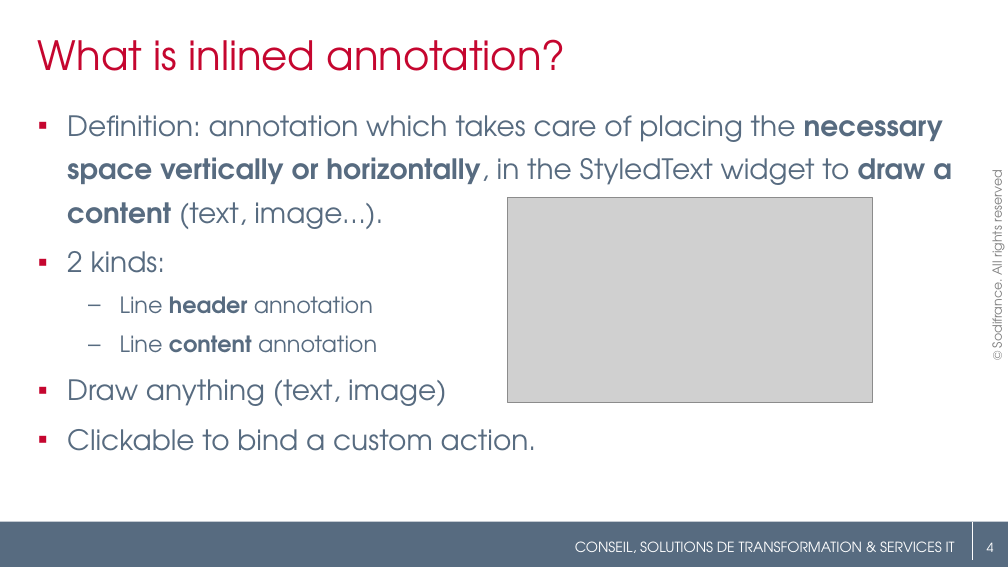
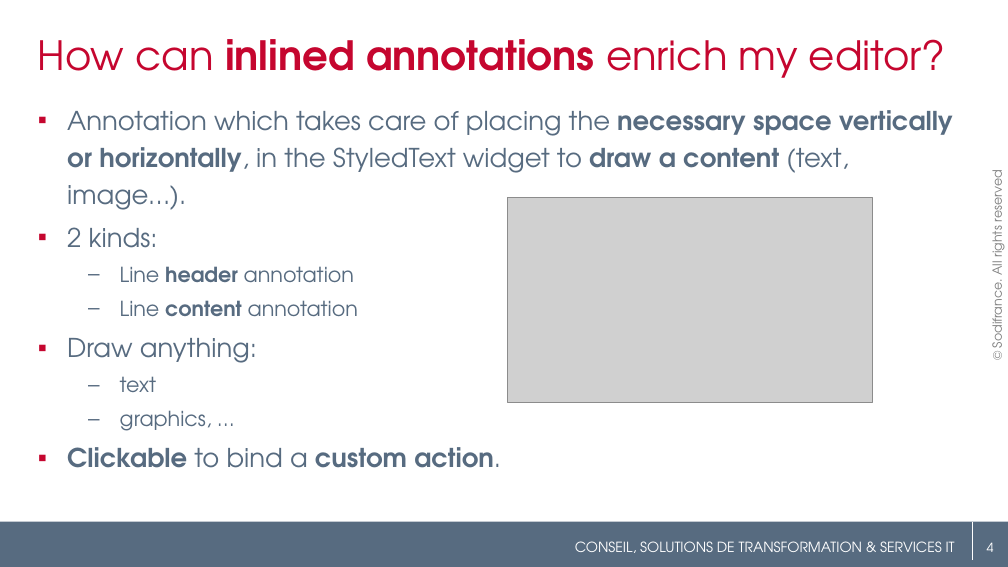
Before and after one commit to angelozerr/EclipseConFrance2018, a slide deck: slide 4 of EclipseConFrance2018_CodeMining.pptx. Drawn at 1008x567 pixels with LibreOffice and Linux fonts; fonts in the diff are those of the drawing; grey boxes stand for pictures; background and template pictures are left out. Boxes give left, top, right and bottom in pixels: in the first picture for what was removed or moved away, otherwise in the second. Text is boxed around its words. In the diff, an @@ line names an element or a change of style, - is before the commit and + after.

Commit message:
Add emoji editor.

```diff
--- a/EclipseConFrance2018_CodeMining.pptx
+++ b/EclipseConFrance2018_CodeMining.pptx
@@ title at <box>38,39,946,78</box>: text changed @@
-What is inlined annotation?
+How can inlined annotations enrich my editor?
@@ text at <box>67,110,953,210</box>: text changed; size 20 to 18.5 pt @@
-▪ Definition: annotation which takes care of placing the necessary space vertically or horizontally, in the StyledText widget to draw a content (text, image…).
+▪ Annotation which takes care of placing the necessary space vertically or horizontally, in the StyledText widget to draw a content (text, image…).
@@ text at <box>67,227,501,468</box>: size 20 to 18.5 pt in "2 kinds:", "Clickable to bind a custom action."; size 16 to 14.8 pt in "Line header annotation", "Line content annotation"; bold on in "Clickable custom action."; line spacing 1.3 to 1.2 @@
@@ text at <box>67,338,257,431</box>: text changed; size 20 to 14.8 pt @@
-▪ Draw anything (text, image)
+▪ Draw anything:
+  – text
+  – graphics, …
```
Also in this commit, not shown: 11 other slides changed, 5 slides added.
